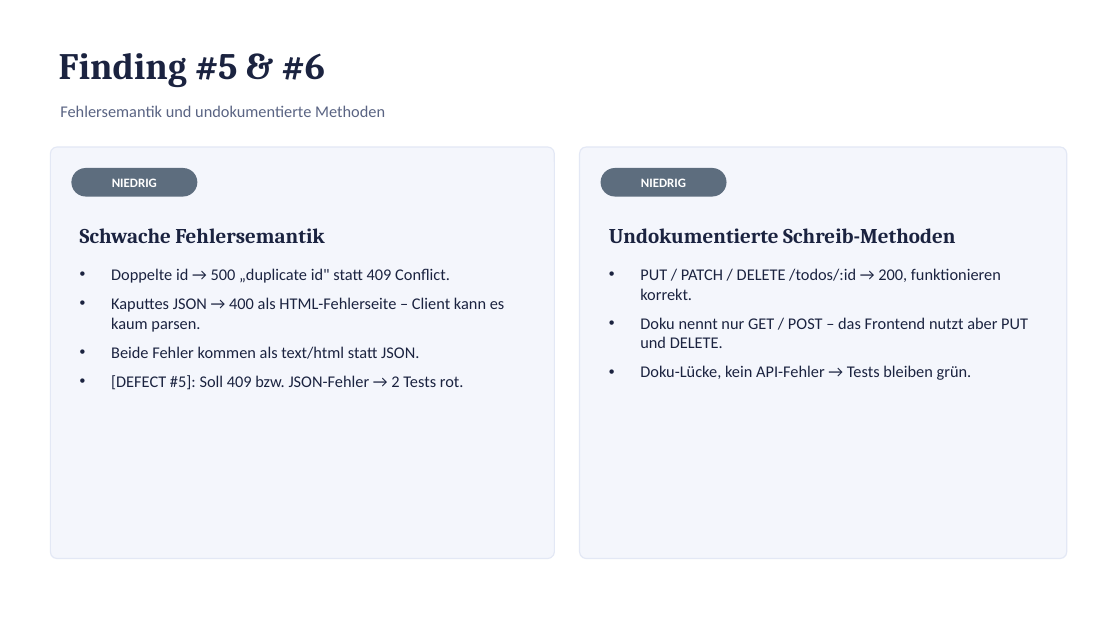
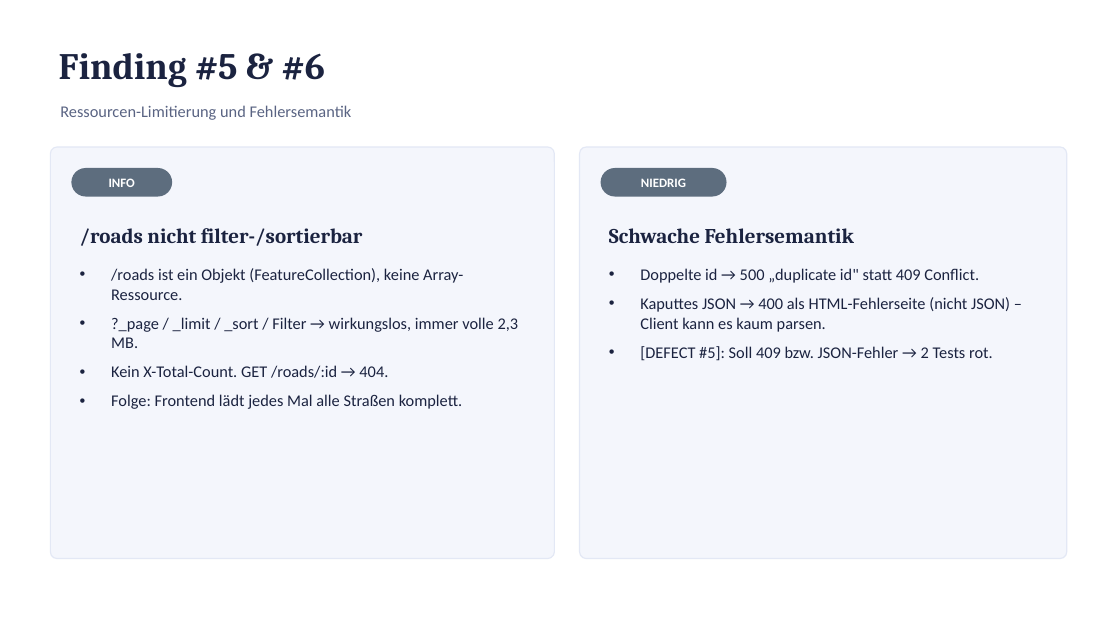
Before and after one commit to emrebaser94/edgital, a slide deck: slide 7 of api-tests/road-overview-api-findings.pptx. Drawn at 1120x630 pixels with LibreOffice and Linux fonts; fonts in the diff are those of the drawing. Boxes give left, top, right and bottom in pixels: in the first picture for what was removed or moved away, otherwise in the second. Text is boxed around its words. In the diff, an @@ line names an element or a change of style, - is before the commit and + after.

```diff
--- a/api-tests/road-overview-api-findings.pptx
+++ b/api-tests/road-overview-api-findings.pptx
@@ text at <box>60,105,352,120</box>: text changed @@
-Fehlersemantik und undokumentierte Methoden
+Ressourcen-Limitierung und Fehlersemantik
@@ rounded rectangle: place and size @@
-rounded rectangle at <box>71,168,197,197</box>
+rounded rectangle at <box>71,168,172,197</box>
@@ text at <box>109,178,135,187</box>: text changed @@
-NIEDRIG
+INFO
@@ text at <box>80,228,363,246</box>: text changed @@
-Schwache Fehlersemantik
+/roads nicht filter-/sortierbar
@@ text at <box>609,228,854,243</box>: text changed @@
-Undokumentierte Schreib-Methoden
+Schwache Fehlersemantik
@@ text at <box>111,268,519,409</box>: text changed @@
-• Doppelte id → 500 „duplicate id" statt 409 Conflict.
-• Kaputtes JSON → 400 als HTML-Fehlerseite – Client kann es kaum parsen.
-• Beide Fehler kommen als text/html statt JSON.
-• [DEFECT #5]: Soll 409 bzw. JSON-Fehler → 2 Tests rot.
+• /roads ist ein Objekt (FeatureCollection), keine Array-Ressource.
+• ?_page / _limit / _sort / Filter → wirkungslos, immer volle 2,3 MB.
+• Kein X-Total-Count. GET /roads/:id → 404.
+• Folge: Frontend lädt jedes Mal alle Straßen komplett.
@@ text at <box>640,268,1010,361</box>: text changed @@
-• PUT / PATCH / DELETE /todos/:id → 200, funktionieren korrekt.
-• Doku nennt nur GET / POST – das Frontend nutzt aber PUT und DELETE.
-• Doku-Lücke, kein API-Fehler → Tests bleiben grün.
+• Doppelte id → 500 „duplicate id" statt 409 Conflict.
+• Kaputtes JSON → 400 als HTML-Fehlerseite (nicht JSON) – Client kann es kaum parsen.
+• [DEFECT #5]: Soll 409 bzw. JSON-Fehler → 2 Tests rot.
```
Also in this commit, not shown: 7 other slides changed, 3 other files.
